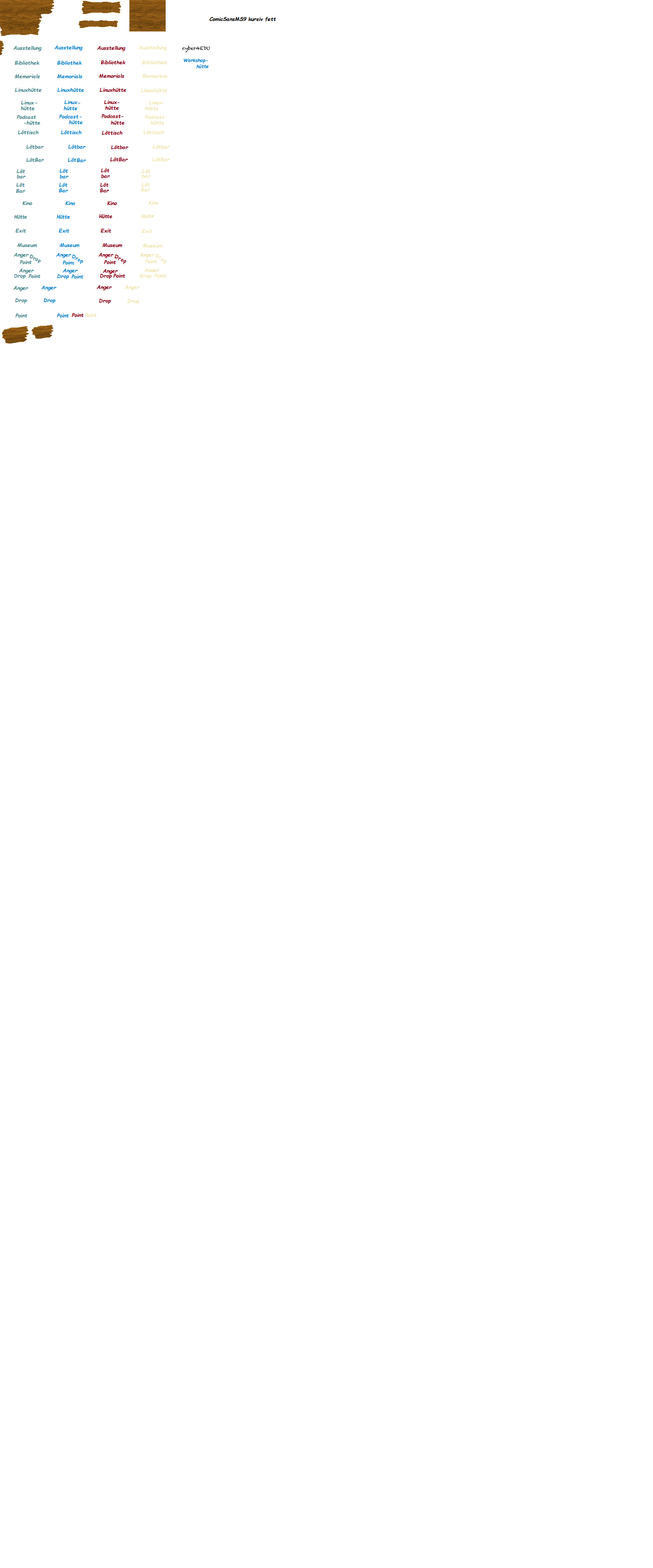
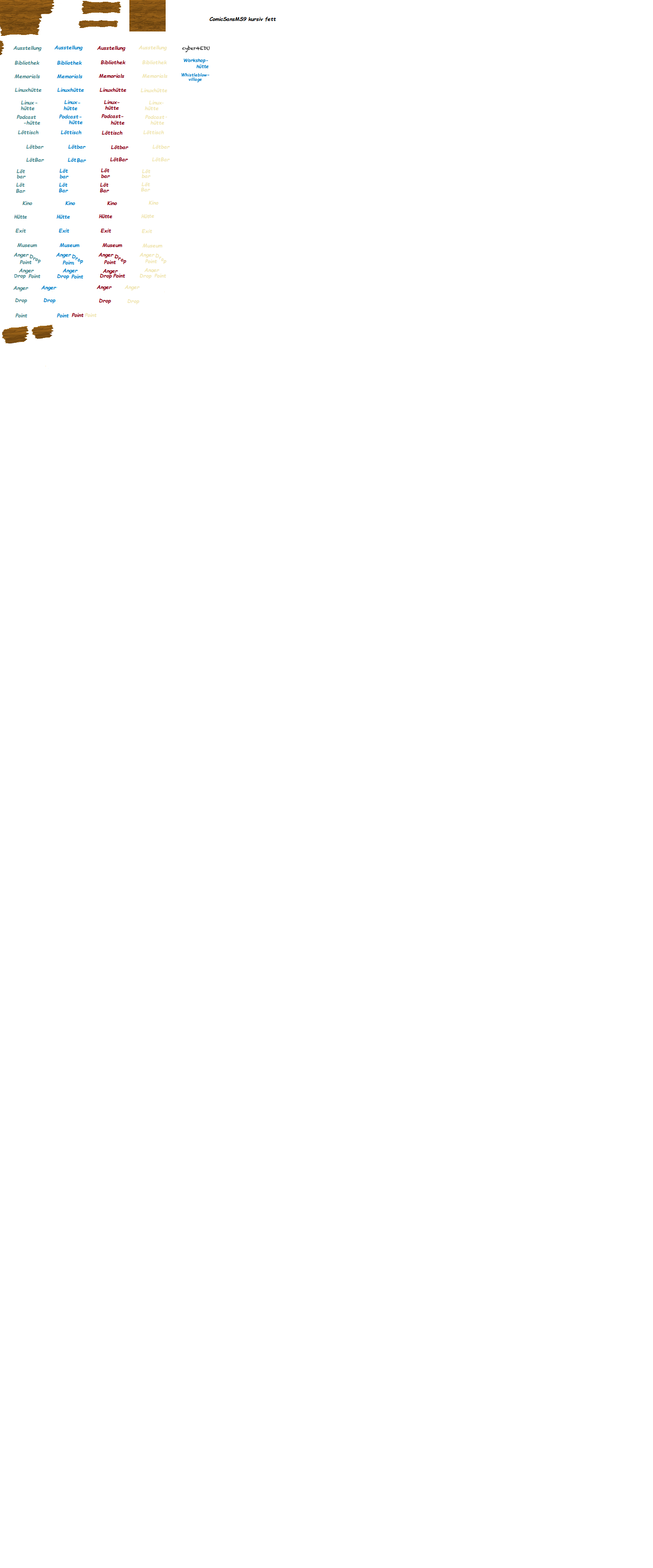
Before/after of a 653px x 1568px layered artwork. What changed in the layer stack:
added layer "Whistleblow- ..." above "Workshop- ..." over [181, 73, 210, 83]
